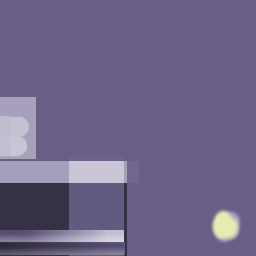
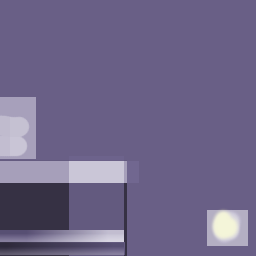
The second (256, 256) image is a revision of the first. Changes to its layers:
painted on "night.png" over left=207, top=210, right=248, bottom=246
